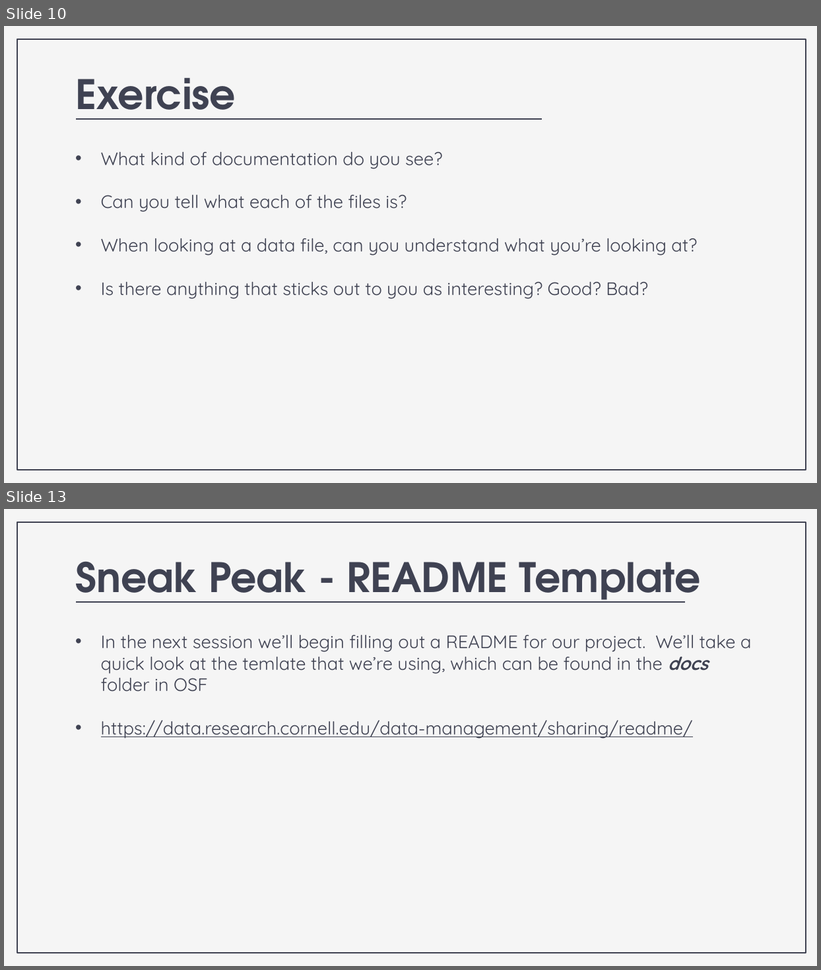
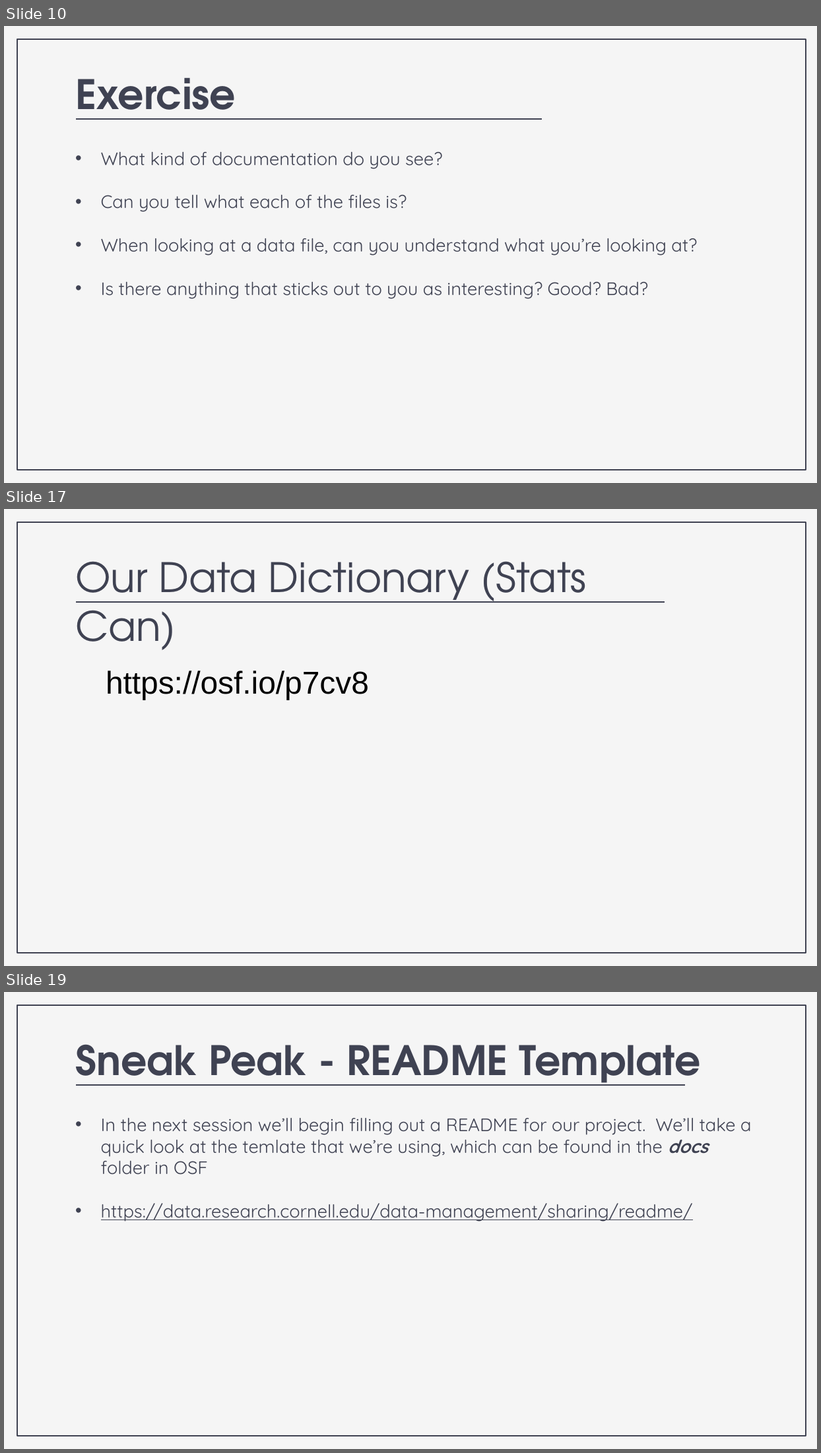
Before and after one commit to nickrochlin/rdm-jumpstart2, a slide deck: files/Block2-3_Documentation.pptx. Shown one above the other, each under a label of ours: slides 10 and 13 before the commit, slides 10, 17 and 19 after it; the slides between them are not shown. The pictures are 821x970 and 821x1453 pixels, drawn with LibreOffice and Linux fonts; fonts in the diff are those of the drawing. Boxes give left, top, right and bottom in pixels: in the first picture for what was removed or moved away, otherwise in the second. Text is boxed around its words. In the diff, an @@ line names an element or a change of style, - is before the commit and + after.

```diff
--- a/files/Block2-3_Documentation.pptx
+++ b/files/Block2-3_Documentation.pptx
@@ slide 17 added at (x1=4, y1=509, x2=817, y2=966), background #F5F5F5; not listed: 1 template element that a slide beside it also shows @@
@@ title added at (x1=75, y1=561, x2=586, y2=650), 36 pt, text #3F4252 @@
+Our Data Dictionary (Stats Can)
@@ line added from (77, 601) to (664, 601), #3F4252 1.5 pt @@
@@ text added at (x1=106, y1=671, x2=369, y2=700), 28 pt, text #000000 @@
+https://osf.io/p7cv8
@@ what was slide 13 is now slide 19 @@
```
Also in this commit, not shown: 2 slides changed, 6 other slides added, 1 slide removed, 2 other files.
